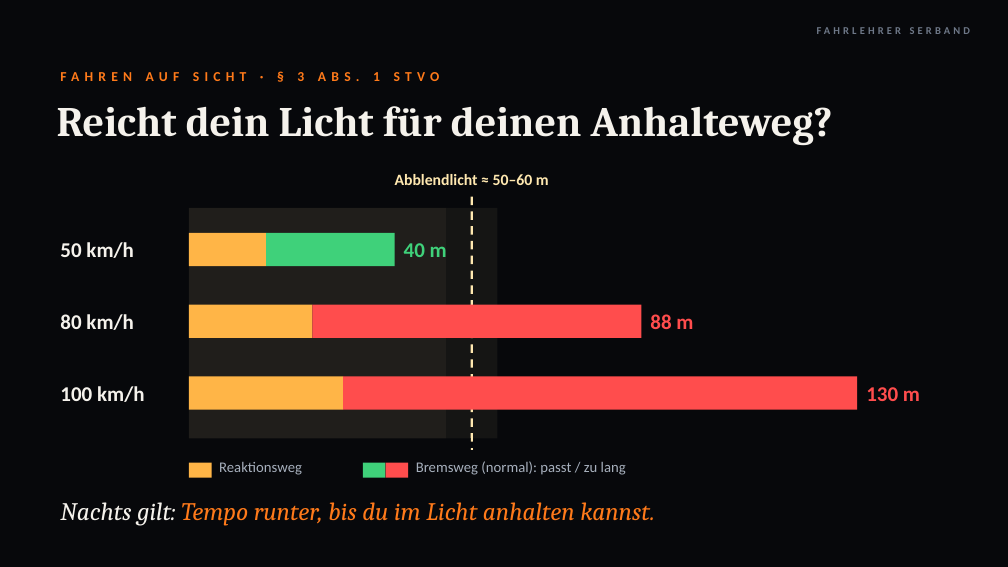
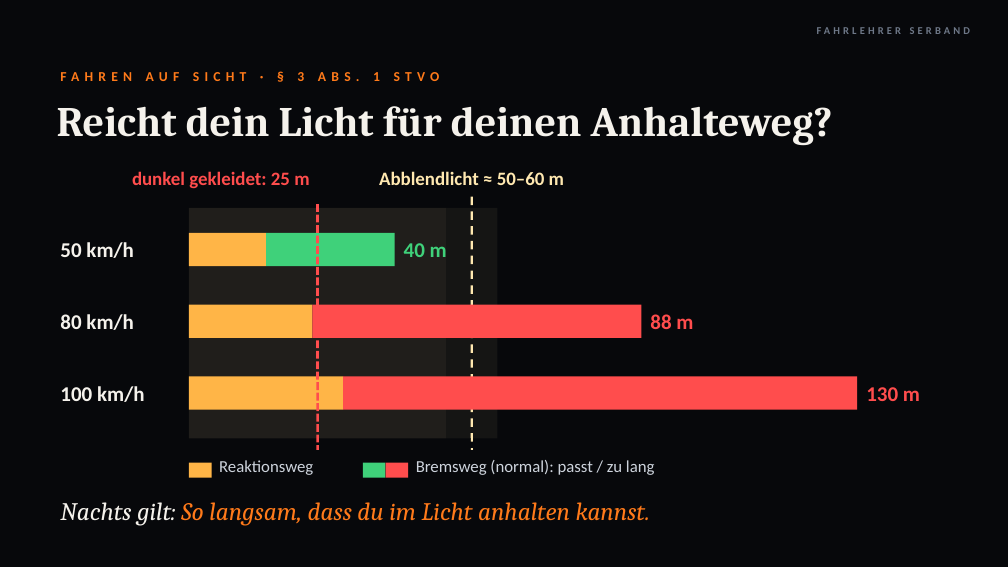
Before and after one commit to serband1995-hue/Fahrlehrer-Kompass-, a slide deck: slide 11 of theorie/lektion11/Lektion11_Besondere_Situationen.pptx. Drawn at 1008x567 pixels with LibreOffice and Linux fonts; fonts in the diff are those of the drawing; background and template pictures are left out. Boxes give left, top, right and bottom in pixels: in the first picture for what was removed or moved away, otherwise in the second. Text is boxed around its words. In the diff, an @@ line names an element or a change of style, - is before the commit and + after.

```diff
--- a/theorie/lektion11/Lektion11_Besondere_Situationen.pptx
+++ b/theorie/lektion11/Lektion11_Besondere_Situationen.pptx
@@ text added at box(132, 171, 309, 189), 18 pt, text #FF4D4D, bold @@
+dunkel gekleidet: 25 m
@@ text "Abblendlicht ≈ 50–60 m": place and size @@
-text "Abblendlicht ≈ 50–60 m" at box(395, 174, 549, 185)
+text "Abblendlicht ≈ 50–60 m" at box(379, 171, 564, 185)
@@ text "Abblendlicht ≈ 50–60 m" at box(379, 171, 564, 185): size 15 to 18 pt @@
@@ line added from (318, 204) to (318, 450), #FF4D4D 2.5 pt dashed @@
@@ text "Reaktionsweg" at box(219, 460, 313, 475): size 14 to 16 pt, text colour #A7B0BD to #CDD3DC @@
@@ text "Bremsweg (normal): passt / zu ..." at box(416, 460, 655, 475): size 14 to 16 pt, text colour #A7B0BD to #CDD3DC @@
@@ text at box(60, 502, 651, 526): text changed @@
-Nachts gilt: Tempo runter, bis du im Licht anhalten kannst.
+Nachts gilt: So langsam, dass du im Licht anhalten kannst.
```
Also in this commit, not shown: 21 other slides changed, 1 slide added, 1 slide removed, 2 other files.
